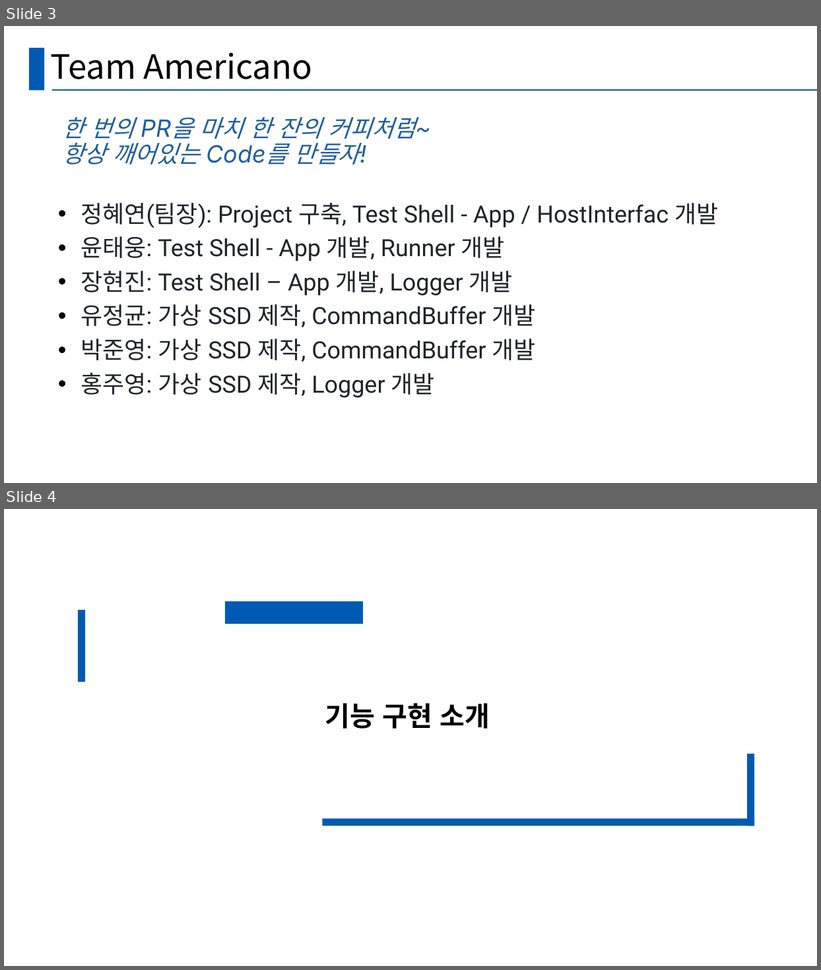
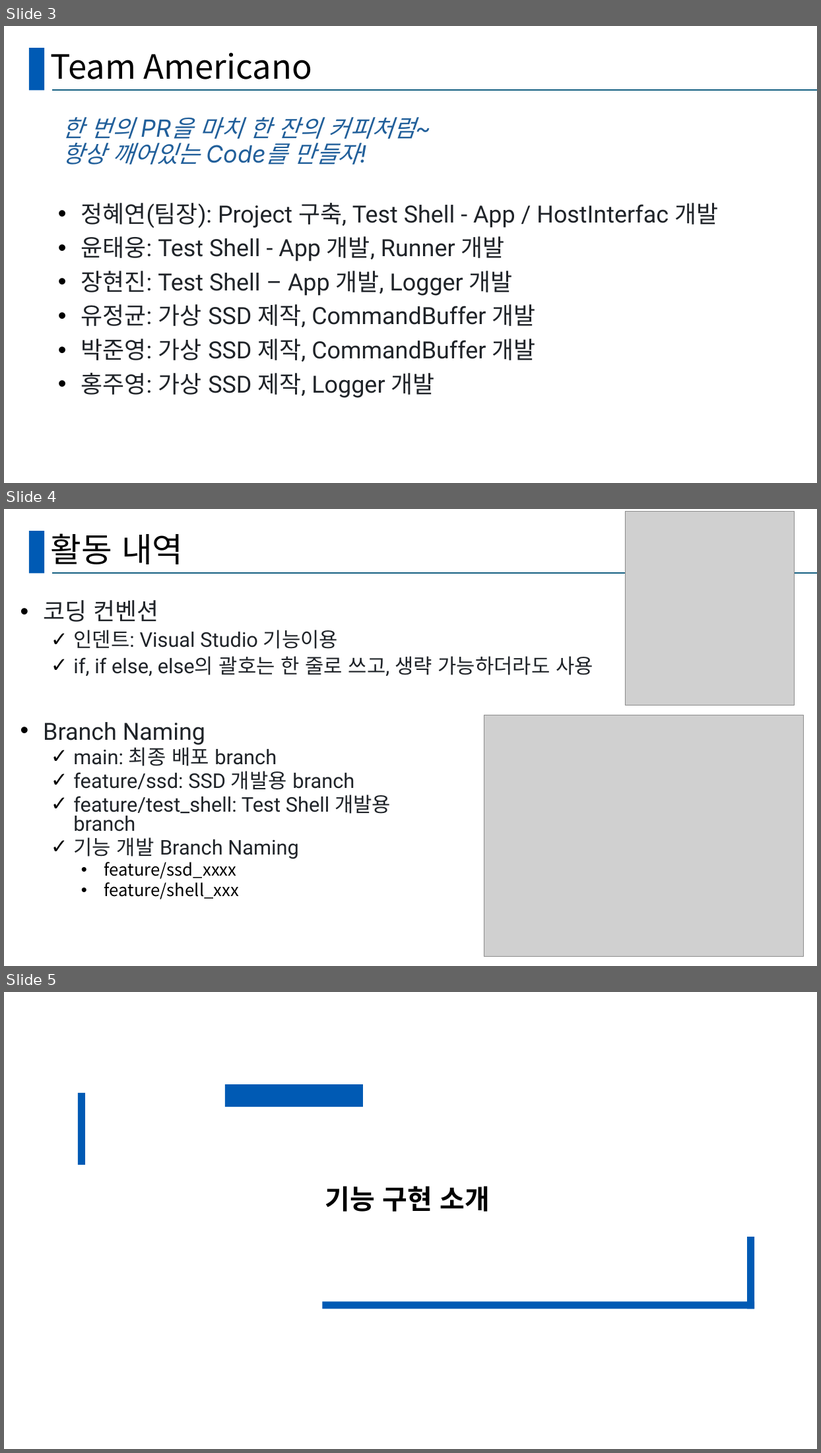
Before and after one commit to hy-ra-na/presentation_Americano, a slide deck: 발표양식.pptx. Shown one above the other, each under a label of ours: slides 3 and 4 before the commit, slides 3, 4 and 5 after it. The pictures are 821x970 and 821x1453 pixels, drawn with LibreOffice and Linux fonts; fonts in the diff are those of the drawing; grey boxes stand for pictures. Boxes give left, top, right and bottom in pixels: in the first picture for what was removed or moved away, otherwise in the second. Text is boxed around its words. In the diff, an @@ line names an element or a change of style, - is before the commit and + after.

```diff
--- a/발표양식.pptx
+++ b/발표양식.pptx
@@ slide 4 added at [4, 509, 817, 966], background #FFFFFF; not listed: 2 template elements that a slide beside it also shows @@
@@ picture added at [625, 512, 794, 706] @@
@@ title added at [50, 533, 184, 564], 39.6 pt, text #000000 @@
+활동 내역
@@ text added at [43, 600, 593, 676], 24 pt, text #1F2328 @@
+• 코딩 컨벤션
+  ✓ 인덴트: Visual Studio 기능이용
+  ✓ if, if else, else의 괄호는 한 줄로 쓰고, 생략 가능하더라도 사용
@@ text added at [43, 722, 391, 900], 24 pt, text #1F2328 @@
+• Branch Naming
+  ✓ main: 최종 배포 branch
+  ✓ feature/ssd: SSD 개발용 branch
+  ✓ feature/test_shell: Test Shell 개발용 branch
+  ✓ 기능 개발 Branch Naming
+    • feature/ssd_xxxx
+    • feature/shell_xxx
@@ picture added at [484, 716, 804, 957] @@
@@ what was slide 4 is now slide 5 @@
```
Also in this commit, not shown: 3 slides changed, 6 other slides added.
